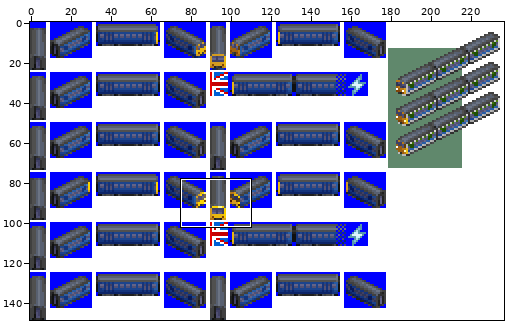
A sprite sheet gets an edit: gfx/EMU/class_323.png. Above: a wide view before the commit, with the close-up outlined.
Close-up. Earlier state:
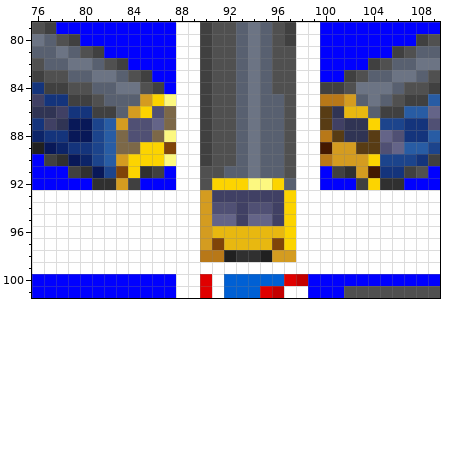
The file is 237x149 pixels. Colours within 5 levels of each other are drawn and written as one. Shown: x 76..109, y 79..101. The commit also changed other parts of the picture, which this record leaves out.
After the commit:
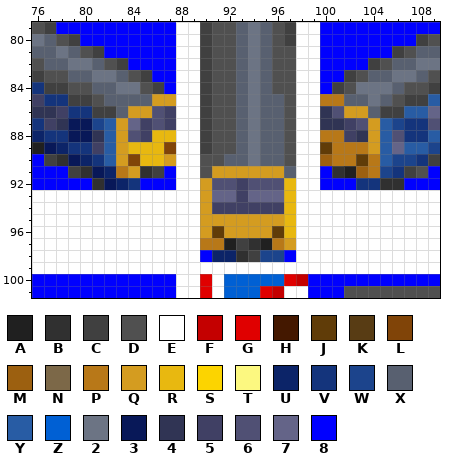
Palette (. is transparent): A #202020  B #303030  C #404040  D #505050  E #ffffff  F #c40000  G #e00000  H #441800  J #603c08  K #583c14  L #804408  M #9c6010  N #7c6848  P #b87818  Q #d49c20  R #e8b810  S #fcd400  T #fcf880  U #0c2468  V #14347c  W #1c448c  X #586070  Y #285ca4  Z #0060d4  2 #6c7484  3 #081858  4 #303454  5 #404064  6 #505074  7 #646488  8 #0000ff
What changed:
y 84: x 100 C -> 8
y 85: x 85..87 QST -> XQQ; x 102 Q -> X
y 86: x 85 S -> Q; x 87 N -> 5; x 100..103 K4RR -> 46QQ
y 87: x 84..87 667N -> 7565; x 100..105 K544SW -> 4456QY
y 88: x 81 W -> 4; x 83 N -> Q; x 85..87 6NT -> 5RR; x 101..102 K4 -> P5; x 104..105 K7 -> QY
y 89: x 81 W -> 5; x 83..86 NNSS -> QRRR; x 100..105 HQQKK6 -> JPPPQY
y 90: x 81 W -> V; x 84..87 SSST -> LRRQ; x 90 C -> D; x 92 D -> X; x 100..105 PQQQSW -> MPPJPY
y 91: x 82..84 WLS -> UPQ; x 91..97 DXX2XXD -> QQQQQQX; x 101..105 CBQHV -> BAMPW
y 92: x 82..84 BQC -> 3UV; x 90..97 DSSSTTSX -> Q665666R; x 103..104 CS -> VV
y 93: x 91..92 55 -> 77; x 94..97 555S -> 777R
y 94: x 91..92 66 -> 55; x 94..95 66 -> 55; x 97 S -> R
y 95: x 91..97 775775S -> QQQQQQR
y 96: x 91..97 RRRRRRS -> JQQQQJR
y 97: x 90..97 QLRRRRLS -> PPACBAPQ
y 98: x 90..92 PPA -> 8UU; x 94..97 BAQQ -> CWW8
Where, in picture pixels (left, top, right, bottom), the same in both close-ups:
changed: (92, 82, 392, 262)
